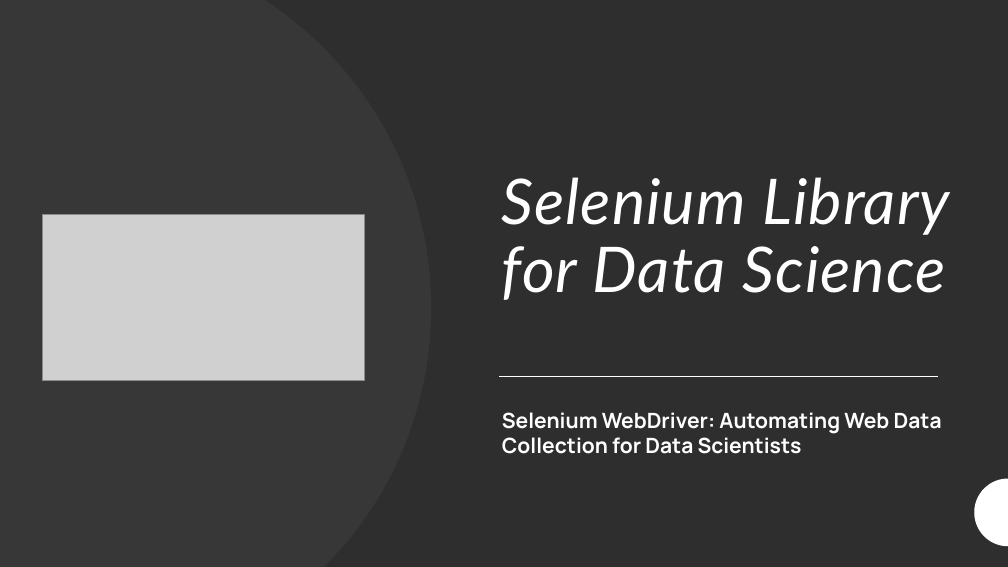
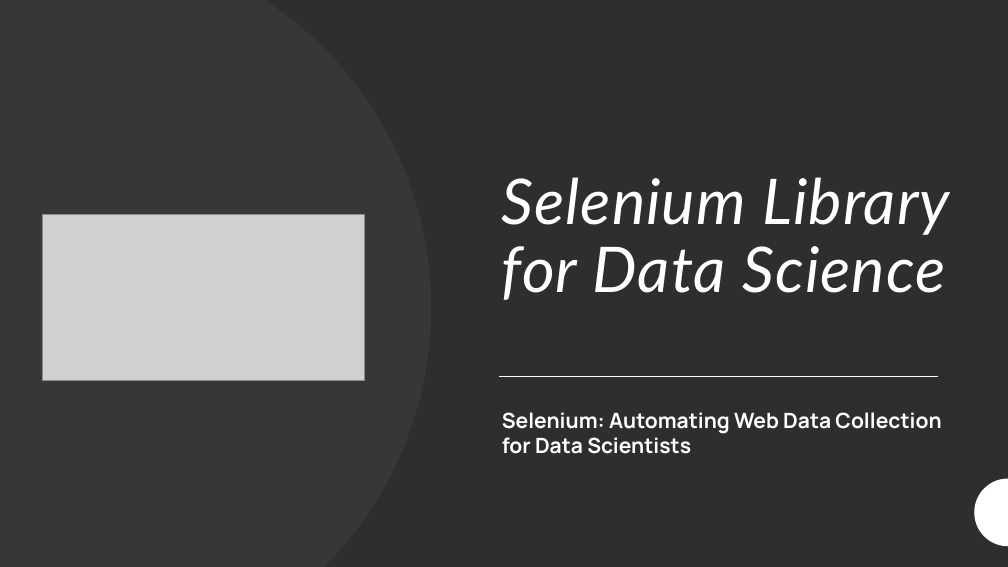
Before and after one commit to MinhPhanBabsonMSBA/OIM7502_MidTerm, a slide deck: slide 1 of OIM 7502 Midterm Deck.pptx. Drawn at 1008x567 pixels with LibreOffice and Linux fonts; fonts in the diff are those of the drawing; grey boxes stand for pictures. Boxes give left, top, right and bottom in pixels: in the first picture for what was removed or moved away, otherwise in the second. Text is boxed around its words. In the diff, an @@ line names an element or a change of style, - is before the commit and + after.

```diff
--- a/OIM 7502 Midterm Deck.pptx
+++ b/OIM 7502 Midterm Deck.pptx
@@ subtitle at (502, 412, 941, 454): text changed @@
-Selenium WebDriver: Automating Web Data Collection for Data Scientists
+Selenium: Automating Web Data Collection for Data Scientists
```
Also in this commit, not shown: 2 other slides changed, 1 slide added.
